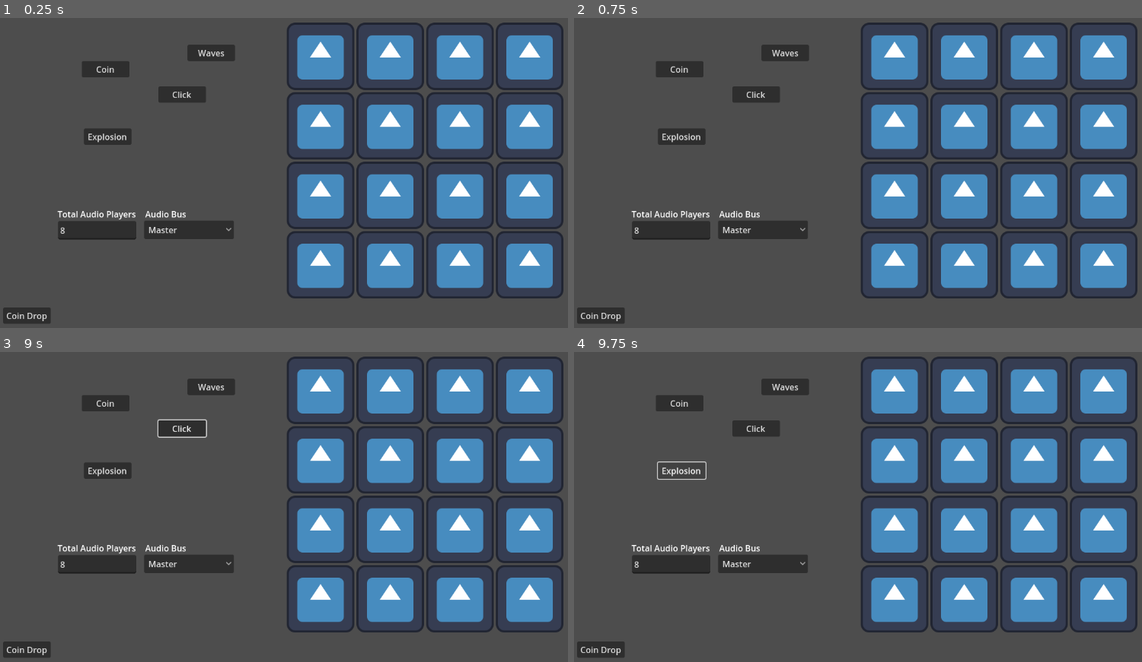
Above: before the commit, frames 1-4 (two rows, left to right).
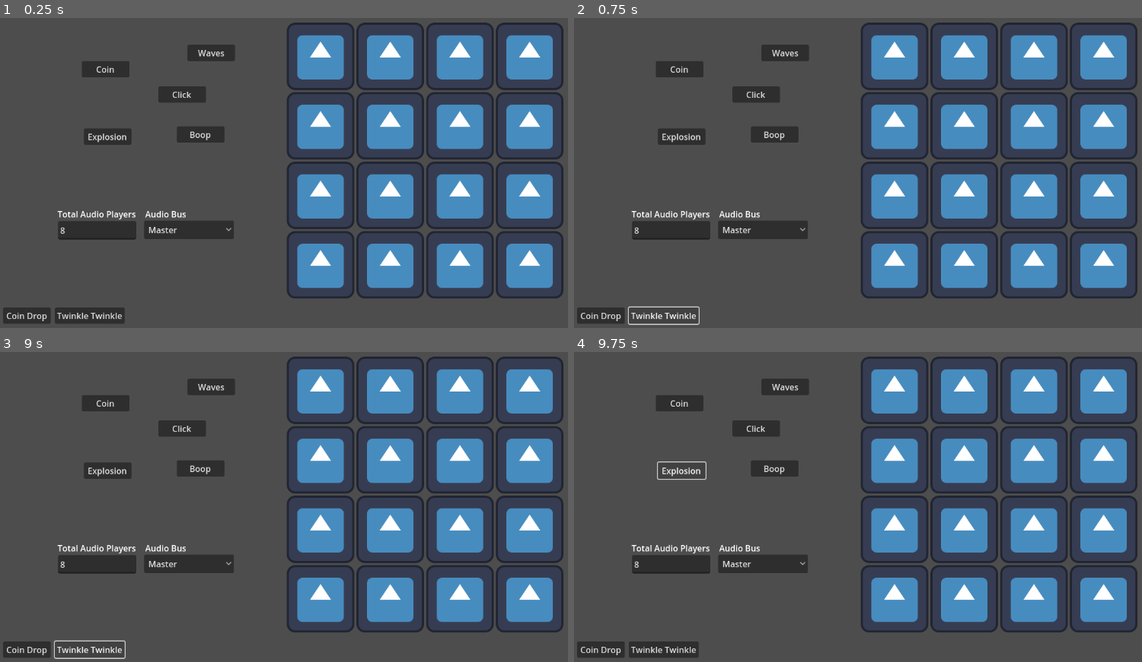
Above: after the commit, the same moments.

Repository: hash-webp/quick-sfx
Game: Godot game, scene res://example.tscn
Same seed, same stepped clock (60 frames per second), same inputs: the game is played once before the commit and once after it. The engine's default icon, where the game draws it, is replaced by a stand-in: a white triangle on a blue panel in a dark square.
Inputs (mouse positions are in pixels of both pictures, inside the frame that each line leads up to):
- Up to frame 1 (0.25 s): no input
- Up to frame 2 (0.75 s): click (664, 315) at 0.5 s, where only the run after the commit has a clickable "Twinkle Twinkle"
- Up to frame 3 (9 s): click (198, 469) at 1.25 s, where only the run after the commit has a clickable "Boop"; click "Coin" at 2 s; click "Coin Drop" at 2.75 s; click "Click" at 3.5 s; click "Explosion" at 4.25 s; click "Waves" at 5 s; click "Master" at 5.75 s; click "Coin" at 6.5 s; click "Coin Drop" at 7.25 s; click "Click" at 8 s; click (90, 649) at 8.75 s, where only the run after the commit has a clickable "Twinkle Twinkle"
- Up to frame 4 (9.75 s): click "Explosion" at 9.5 s

The runs differ from the first frame. In frame 1, 1.0% of the frame differs, in the area x 9-40%, y 35-99%; in frame 2, 0.6%; in frame 3, 0.8%; in frame 4, 1.0%.

Commit message:
updates to use semitones instead of just pitch scale

Diff:
--- a/default_bus_layout.tres
+++ b/default_bus_layout.tres
@@ -5,7 +5,7 @@
 
 [sub_resource type="AudioEffectReverb" id="AudioEffectReverb_j3pel"]
 resource_name = "Reverb"
-spread = 0.7
+damping = 0.2
 
 [sub_resource type="AudioEffectCompressor" id="AudioEffectCompressor_j3pel"]
 resource_name = "Compressor"
--- a/example.gd
+++ b/example.gd
@@ -9,14 +9,10 @@
 @onready var total_audio_players_input: TextEdit = $TotalAudioPlayersInput
 @onready var option_button: OptionButton = $OptionButton
 @onready var coin_drop_button: Button = $CoinDropButton
+@onready var coins_rise_up_button: Button = $CoinsRiseUpButton
+@onready var boop_button: Button = $BoopButton
 
 func _ready() -> void:
-	total_audio_players_input.connect("text_changed", func():
-		quick_sfx.set_pool(int(total_audio_players_input.text)))
-
-	option_button.connect("item_selected", func(index : int):
-		quick_sfx.set_bus(option_button.get_item_text(index)))
-
 	coin_button.pressed.connect(func():
 		quick_sfx.play("coin"))
 
@@ -26,18 +22,86 @@
 	click_button.pressed.connect(func():
 		quick_sfx.play("click"))
 
+	boop_button.pressed.connect(func():
+		quick_sfx.play("boop"))
+
 	waves_button.pressed.connect(func():
 		quick_sfx.play("waves"))
 
 	coin_drop_button.pressed.connect(func():
-		quick_sfx.play_mult("coin", 0.1, 12))
+		for i in 12:
+			quick_sfx.play("coin")
+			await get_tree().create_timer(0.075).timeout
+	)
+
+	total_audio_players_input.connect("text_changed", func():
+		quick_sfx.set_pool(int(total_audio_players_input.text)))
+
+	option_button.connect("item_selected", func(index : int):
+		quick_sfx.set_bus(option_button.get_item_text(index)))
+
+	coins_rise_up_button.pressed.connect(func():
+		var melody = [
+			{ "note": 0, "dur": 0.2 },
+			{ "note": 0, "dur": 0.2 },
+			{ "note": 7, "dur": 0.2 },
+			{ "note": 7, "dur": 0.2 },
+			{ "note": 9, "dur": 0.2 },
+			{ "note": 9, "dur": 0.2 },
+			{ "note": 7, "dur": 0.4 },
+
+			{ "note": 5, "dur": 0.2 },
+			{ "note": 5, "dur": 0.2 },
+			{ "note": 4, "dur": 0.2 },
+			{ "note": 4, "dur": 0.2 },
+			{ "note": 2, "dur": 0.2 },
+			{ "note": 2, "dur": 0.2 },
+			{ "note": 0, "dur": 0.4 },
+
+			{ "note": 7, "dur": 0.2 },
+			{ "note": 7, "dur": 0.2 },
+			{ "note": 5, "dur": 0.2 },
+			{ "note": 5, "dur": 0.2 },
+			{ "note": 4, "dur": 0.2 },
+			{ "note": 4, "dur": 0.2 },
+			{ "note": 2, "dur": 0.4 },
+
+			{ "note": 7, "dur": 0.2 },
+			{ "note": 7, "dur": 0.2 },
+			{ "note": 5, "dur": 0.2 },
+			{ "note": 5, "dur": 0.2 },
+			{ "note": 4, "dur": 0.2 },
+			{ "note": 4, "dur": 0.2 },
+			{ "note": 2, "dur": 0.4 },
+
+			{ "note": 0, "dur": 0.2 },
+			{ "note": 0, "dur": 0.2 },
+			{ "note": 7, "dur": 0.2 },
+			{ "note": 7, "dur": 0.2 },
+			{ "note": 9, "dur": 0.2 },
+			{ "note": 9, "dur": 0.2 },
+			{ "note": 7, "dur": 0.4 },
+
+			{ "note": 5, "dur": 0.2 },
+			{ "note": 5, "dur": 0.2 },
+			{ "note": 4, "dur": 0.2 },
+			{ "note": 4, "dur": 0.2 },
+			{ "note": 2, "dur": 0.2 },
+			{ "note": 2, "dur": 0.2 },
+			{ "note": 0, "dur": 0.4 }
+		]
+
+		for n in melody:
+			quick_sfx.play("boop", 1, n.note)
+			await get_tree().create_timer(n.dur).timeout
+	)
 
 	for child in grid_container.get_children():
 		if child is Control:
 			child.mouse_entered.connect(func():
 				var keys = quick_sfx.clips.keys()
 				var rand_sfx = keys[randi() % keys.size()]
-				quick_sfx.play(rand_sfx, 1, randf_range(0.5, 2))
+				quick_sfx.play(rand_sfx, 1, randi_range(-quick_sfx.pitch_shift_range, quick_sfx.pitch_shift_range + 1))
 				child.modulate.a = 0.7
 			)
 
--- a/example.tscn
+++ b/example.tscn
@@ -8,6 +8,7 @@
 [ext_resource type="AudioStream" uid="uid://oktxevuqlctk" path="res://quick-sfx/example-sfx/explosion.wav" id="6_3dlnp"]
 [ext_resource type="AudioStream" uid="uid://d26e8db585wnb" path="res://quick-sfx/example-sfx/waves.wav" id="7_p21br"]
 [ext_resource type="Texture2D" uid="uid://sohjp7mi401n" path="res://icon.svg" id="8_kkclv"]
+[ext_resource type="AudioStream" uid="uid://dvhir4qg2tvye" path="res://quick-sfx/example-sfx/boop.wav" id="8_mt10o"]
 
 [sub_resource type="Resource" id="Resource_ofd4a"]
 script = ExtResource("3_mt10o")
@@ -17,7 +18,6 @@
 [sub_resource type="Resource" id="Resource_35oce"]
 script = ExtResource("3_mt10o")
 stream = ExtResource("5_v40a1")
-volume_linear = 0.5
 metadata/_custom_type_script = "uid://cc7i6vagdv76n"
 
 [sub_resource type="Resource" id="Resource_wv1ka"]
@@ -28,6 +28,11 @@
 [sub_resource type="Resource" id="Resource_kii8p"]
 script = ExtResource("3_mt10o")
 stream = ExtResource("7_p21br")
+metadata/_custom_type_script = "uid://cc7i6vagdv76n"
+
+[sub_resource type="Resource" id="Resource_hl4on"]
+script = ExtResource("3_mt10o")
+stream = ExtResource("8_mt10o")
 metadata/_custom_type_script = "uid://cc7i6vagdv76n"
 
 [node name="Example" type="Control"]
@@ -42,11 +47,13 @@
 [node name="QuickSFX" type="Node" parent="."]
 script = ExtResource("2_kkclv")
 clips = Dictionary[String, ExtResource("3_mt10o")]({
+"boop": SubResource("Resource_hl4on"),
 "click": SubResource("Resource_ofd4a"),
 "coin": SubResource("Resource_35oce"),
 "explosion": SubResource("Resource_wv1ka"),
 "waves": SubResource("Resource_kii8p")
 })
+pitch_shift_range = 12
 metadata/_custom_type_script = "uid://dhi4oijbc2s7h"
 
 [node name="CoinButton" type="Button" parent="."]
@@ -66,6 +73,14 @@
 offset_bottom = 640.0
 text = "Coin Drop"
 
+[node name="CoinsRiseUpButton" type="Button" parent="."]
+layout_mode = 0
+offset_left = 104.0
+offset_top = 609.0
+offset_right = 217.0
+offset_bottom = 640.0
+text = "Twinkle Twinkle"
+
 [node name="ClickButton" type="Button" parent="."]
 layout_mode = 0
 offset_left = 300.0
@@ -73,6 +88,14 @@
 offset_right = 390.0
 offset_bottom = 220.0
 text = "Click"
+
+[node name="BoopButton" type="Button" parent="."]
+layout_mode = 0
+offset_left = 335.0
+offset_top = 265.0
+offset_right = 425.0
+offset_bottom = 296.0
+text = "Boop"
 
 [node name="ExplosionButton" type="Button" parent="."]
 layout_mode = 0
--- a/quick-sfx/quick_sfx.gd
+++ b/quick-sfx/quick_sfx.gd
@@ -4,31 +4,60 @@
 @export var bus: String = "Master"
 @export var pool_size: int = 8
 @export var clips: Dictionary[String, QuickSFXClip] = {} # Resource should be QuickSFXClip
+@export var pitch_shift_range: int = 0 # semitones above/below original
 
 var _players: Array[AudioStreamPlayer] = []
 var _queue: Array[AudioStreamPlayer] = []
+var _variant_clips := {} # name -> Array[QuickSFXClip]
 
 func _ready() -> void:
+	_generate_pitch_variants()
 	for i in range(pool_size):
-		var player = AudioStreamPlayer.new()
+		var player := AudioStreamPlayer.new()
 		player.bus = bus
 		add_child(player)
 		_players.append(player)
 		_queue.append(player)
 
-func play(
-	nice_name: String,
-	volume_override: float = INF,
-	pitch_scale_override: float = INF
-) -> void:
+func _generate_pitch_variants() -> void:
+	_variant_clips.clear()
+	for nice_name in clips.keys():
+		var base_clip: QuickSFXClip = clips[nice_name]
+		if base_clip.stream == null:
+			continue
+		var variants: Array[QuickSFXClip] = []
+		for step in range(-pitch_shift_range, pitch_shift_range + 1):
+			if step == 0:
+				variants.append(base_clip)
+				continue
+			if base_clip.stream is AudioStreamWAV:
+				var wav := base_clip.stream.duplicate()
+				wav.mix_rate = int(base_clip.stream.mix_rate * pow(2.0, step / 12.0))
+				var new_clip := QuickSFXClip.new()
+				new_clip.stream = wav
+				new_clip.pitch_scale = base_clip.pitch_scale
+				new_clip.volume_linear = base_clip.volume_linear
+				variants.append(new_clip)
+			else:
+				variants.append(base_clip) # fallback for non-WAV streams
+		_variant_clips[nice_name] = variants
+
+func play(nice_name: String, volume_override: float = INF, semitone_override: float = INF) -> void:
 	if not clips.has(nice_name):
 		push_error("QuickSFX: clip '%s' not found" % nice_name)
 		return
 
-	var clip: QuickSFXClip = clips[nice_name]
+	var variants: Array[QuickSFXClip] = _variant_clips.get(nice_name, [clips[nice_name]])
+
+	if semitone_override == INF:
+		# Use the original clip's pitch_shift
+		var original_clip: QuickSFXClip = clips[nice_name]
+		semitone_override = original_clip.pitch_shift
+
+	var index: int = clamp(semitone_override + pitch_shift_range, 0, variants.size() - 1)
+	var selected_clip: QuickSFXClip = variants[index]
+
 	var player: AudioStreamPlayer = null
-
-	# Find available player
 	for p in _queue:
 		if not p.playing:
 			player = p
@@ -39,23 +68,24 @@
 	_queue.erase(player)
 	_queue.append(player)
 
-	player.stream = clip.stream
-	player.volume_linear = volume_override if volume_override != INF else clip.volume_linear
-	player.pitch_scale = pitch_scale_override if pitch_scale_override != INF else clip.pitch_scale
+	player.stream = selected_clip.stream
+	player.pitch_scale = selected_clip.pitch_scale
+	player.volume_linear = volume_override if volume_override != INF else selected_clip.volume_linear
 	player.play()
 
 
+
 func play_mult(nice_name: String, delay_between: float = 0.1, total_times: int = 5) -> void:
-	_call_play_mult_loop(nice_name, delay_between, total_times)
+	_call_debug_loop(nice_name, delay_between, total_times)
 
-func _call_play_mult_loop(nice_name: String, delay_between: float, remaining: int) -> void:
+func _call_debug_loop(nice_name: String, delay_between: float, remaining: int) -> void:
 	if remaining <= 0:
 		return
 	play(nice_name)
 	await get_tree().create_timer(delay_between).timeout
-	_call_play_mult_loop(nice_name, delay_between, remaining - 1)
+	_call_debug_loop(nice_name, delay_between, remaining - 1)
 
-func set_bus(new_bus : String) -> void:
+func set_bus(new_bus: String) -> void:
 	bus = new_bus
 	for p in _players:
 		p.bus = new_bus
@@ -63,21 +93,15 @@
 func set_pool(new_size: int) -> void:
 	if new_size <= 0:
 		return
-
-	# Stop and free all existing players
 	for p in _players:
 		p.stop()
 		p.queue_free()
-
 	_players.clear()
 	_queue.clear()
-
-	# Create new pool
 	for i in range(new_size):
-		var p = AudioStreamPlayer.new()
+		var p := AudioStreamPlayer.new()
 		p.bus = bus
 		add_child(p)
 		_players.append(p)
 		_queue.append(p)
-
 	pool_size = new_size
--- a/quick-sfx/quick_sfx_clip.gd
+++ b/quick-sfx/quick_sfx_clip.gd
@@ -2,5 +2,6 @@
 class_name QuickSFXClip
 
 @export var stream: AudioStream
+@export var volume_linear: float = 1.0
+@export var pitch_shift: float = 0.0
 @export var pitch_scale: float = 1.0
-@export var volume_linear: float = 1.0
Not shown: 1 places in example.tscn that only renumber resources
Not shown, added: quick-sfx/example-sfx/boop.wav.import
Not shown, changed: README.md
Not shown, added: quick-sfx/example-sfx/boop.wav
